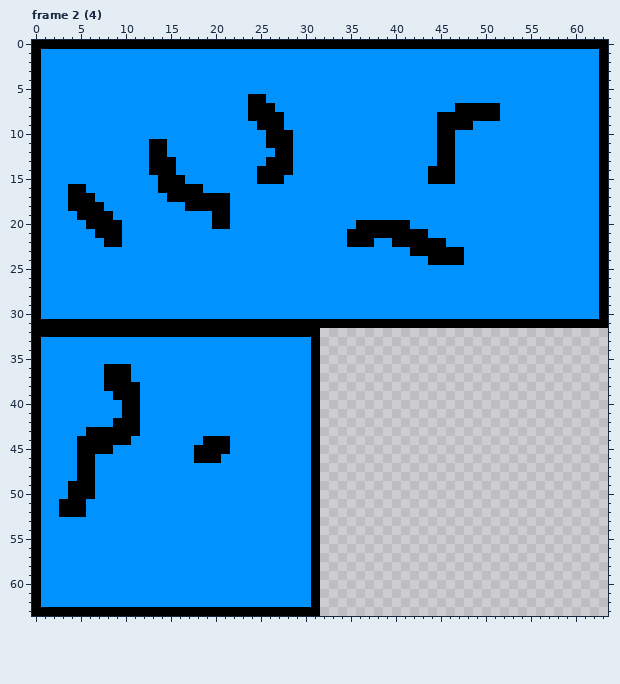
File history of a pixel-art file, Assets/textures/block/blueBlock.aseprite. That is the earlier state.
64x64 pixels, 5 frames. Shown: frame 2 (4). The commit also changed other frames, which this record leaves out.
After the commit:
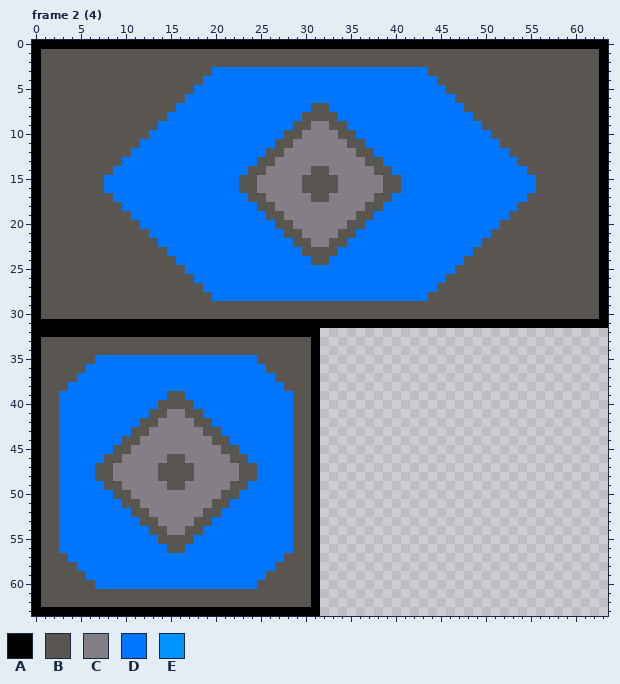
Palette (. is transparent): A #000000  B #595652  C #847e87  D #0076ff  E #0093ff
Edits made:
Changed rows in their new state; - is an unchanged pixel.
Frame 2 (4):
first column x 1:
 1 BBBBBBBBBBBBBBBBBBBBBBBBBBBBBBBBBBBBBBBBBBBBBBBBBBBBBBBBBBBBBB
 2 BBBBBBBBBBBBBBBBBBBBBBBBBBBBBBBBBBBBBBBBBBBBBBBBBBBBBBBBBBBBBB
 3 BBBBBBBBBBBBBBBBBBBDDDDDDDDDDDDDDDDDDDDDDDDBBBBBBBBBBBBBBBBBBB
 4 BBBBBBBBBBBBBBBBBBDDDDDDDDDDDDDDDDDDDDDDDDDDBBBBBBBBBBBBBBBBBB
 5 BBBBBBBBBBBBBBBBBDDDDDDDDDDDDDDDDDDDDDDDDDDDDBBBBBBBBBBBBBBBBB
 6 BBBBBBBBBBBBBBBBDDDDDDDDDDDDDDDDDDDDDDDDDDDDDDBBBBBBBBBBBBBBBB
 7 BBBBBBBBBBBBBBBDDDDDDDDDDDDDDDBBDDDDDDDDDDDDDDDBBBBBBBBBBBBBBB
 8 BBBBBBBBBBBBBBDDDDDDDDDDDDDDDBBBBDDDDDDDDDDDDDDDBBBBBBBBBBBBBB
 9 BBBBBBBBBBBBBDDDDDDDDDDDDDDDBBCCBBDDDDDDDDDDDDDDDBBBBBBBBBBBBB
10 BBBBBBBBBBBBDDDDDDDDDDDDDDDBBCCCCBBDDDDDDDDDDDDDDDBBBBBBBBBBBB
11 BBBBBBBBBBBDDDDDDDDDDDDDDDBBCCCCCCBBDDDDDDDDDDDDDDDBBBBBBBBBBB
12 BBBBBBBBBBDDDDDDDDDDDDDDDBBCCCCCCCCBBDDDDDDDDDDDDDDDBBBBBBBBBB
13 BBBBBBBBBDDDDDDDDDDDDDDDBBCCCCCCCCCCBBDDDDDDDDDDDDDDDBBBBBBBBB
14 BBBBBBBBDDDDDDDDDDDDDDDBBCCCCCBBCCCCCBBDDDDDDDDDDDDDDDBBBBBBBB
15 BBBBBBBDDDDDDDDDDDDDDDBBCCCCCBBBBCCCCCBBDDDDDDDDDDDDDDDBBBBBBB
16 BBBBBBBDDDDDDDDDDDDDDDBBCCCCCBBBBCCCCCBBDDDDDDDDDDDDDDDBBBBBBB
17 BBBBBBBBDDDDDDDDDDDDDDDBBCCCCCBBCCCCCBBDDDDDDDDDDDDDDDBBBBBBBB
18 BBBBBBBBBDDDDDDDDDDDDDDDBBCCCCCCCCCCBBDDDDDDDDDDDDDDDBBBBBBBBB
19 BBBBBBBBBBDDDDDDDDDDDDDDDBBCCCCCCCCBBDDDDDDDDDDDDDDDBBBBBBBBBB
20 BBBBBBBBBBBDDDDDDDDDDDDDDDBBCCCCCCBBDDDDDDDDDDDDDDDBBBBBBBBBBB
21 BBBBBBBBBBBBDDDDDDDDDDDDDDDBBCCCCBBDDDDDDDDDDDDDDDBBBBBBBBBBBB
22 BBBBBBBBBBBBBDDDDDDDDDDDDDDDBBCCBBDDDDDDDDDDDDDDDBBBBBBBBBBBBB
23 BBBBBBBBBBBBBBDDDDDDDDDDDDDDDBBBBDDDDDDDDDDDDDDDBBBBBBBBBBBBBB
24 BBBBBBBBBBBBBBBDDDDDDDDDDDDDDDBBDDDDDDDDDDDDDDDBBBBBBBBBBBBBBB
25 BBBBBBBBBBBBBBBBDDDDDDDDDDDDDDDDDDDDDDDDDDDDDDBBBBBBBBBBBBBBBB
26 BBBBBBBBBBBBBBBBBDDDDDDDDDDDDDDDDDDDDDDDDDDDDBBBBBBBBBBBBBBBBB
27 BBBBBBBBBBBBBBBBBBDDDDDDDDDDDDDDDDDDDDDDDDDDBBBBBBBBBBBBBBBBBB
28 BBBBBBBBBBBBBBBBBBBDDDDDDDDDDDDDDDDDDDDDDDDBBBBBBBBBBBBBBBBBBB
29 BBBBBBBBBBBBBBBBBBBBBBBBBBBBBBBBBBBBBBBBBBBBBBBBBBBBBBBBBBBBBB
30 BBBBBBBBBBBBBBBBBBBBBBBBBBBBBBBBBBBBBBBBBBBBBBBBBBBBBBBBBBBBBB
33 BBBBBBBBBBBBBBBBBBBBBBBBBBBBBB--------------------------------
34 BBBBBBBBBBBBBBBBBBBBBBBBBBBBBB--------------------------------
35 BBBBBBDDDDDDDDDDDDDDDDDDBBBBBB--------------------------------
36 BBBBBDDDDDDDDDDDDDDDDDDDDBBBBB--------------------------------
37 BBBBDDDDDDDDDDDDDDDDDDDDDDBBBB--------------------------------
38 BBBDDDDDDDDDDDDDDDDDDDDDDDDBBB--------------------------------
39 BBDDDDDDDDDDDDBBDDDDDDDDDDDDBB--------------------------------
40 BBDDDDDDDDDDDBBBBDDDDDDDDDDDBB--------------------------------
41 BBDDDDDDDDDDBBCCBBDDDDDDDDDDBB--------------------------------
42 BBDDDDDDDDDBBCCCCBBDDDDDDDDDBB--------------------------------
43 BBDDDDDDDDBBCCCCCCBBDDDDDDDDBB--------------------------------
44 BBDDDDDDDBBCCCCCCCCBBDDDDDDDBB--------------------------------
45 BBDDDDDDBBCCCCCCCCCCBBDDDDDDBB--------------------------------
46 BBDDDDDBBCCCCCBBCCCCCBBDDDDDBB--------------------------------
47 BBDDDDBBCCCCCBBBBCCCCCBBDDDDBB--------------------------------
48 BBDDDDBBCCCCCBBBBCCCCCBBDDDDBB--------------------------------
49 BBDDDDDBBCCCCCBBCCCCCBBDDDDDBB--------------------------------
50 BBDDDDDDBBCCCCCCCCCCBBDDDDDDBB--------------------------------
51 BBDDDDDDDBBCCCCCCCCBBDDDDDDDBB--------------------------------
52 BBDDDDDDDDBBCCCCCCBBDDDDDDDDBB--------------------------------
53 BBDDDDDDDDDBBCCCCBBDDDDDDDDDBB--------------------------------
54 BBDDDDDDDDDDBBCCBBDDDDDDDDDDBB--------------------------------
55 BBDDDDDDDDDDDBBBBDDDDDDDDDDDBB--------------------------------
56 BBDDDDDDDDDDDDBBDDDDDDDDDDDDBB--------------------------------
57 BBBDDDDDDDDDDDDDDDDDDDDDDDDBBB--------------------------------
58 BBBBDDDDDDDDDDDDDDDDDDDDDDBBBB--------------------------------
59 BBBBBDDDDDDDDDDDDDDDDDDDDBBBBB--------------------------------
60 BBBBBBDDDDDDDDDDDDDDDDDDBBBBBB--------------------------------
61 BBBBBBBBBBBBBBBBBBBBBBBBBBBBBB--------------------------------
62 BBBBBBBBBBBBBBBBBBBBBBBBBBBBBB--------------------------------
Pixel boxes of the changes (left, top, right, bottom) in both pictures:
changed: (41, 49, 599, 607)
